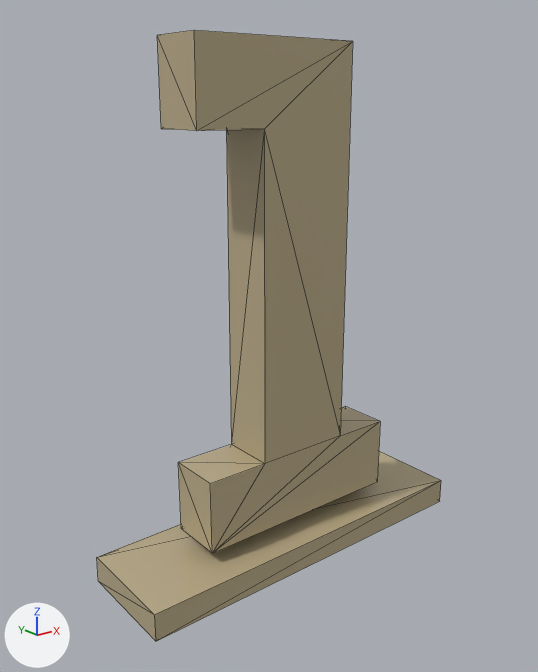
A saved change to the glTF model Models/Numbers/num_1.glb.
One viewpoint serves both versions: a 50 mm lens placed at (-1.65, -1.97, 1.63), pointed at (-0.06, 0.02, 0.84). Arrows for +X, +Y and +Z are at lower left; the lights stay in place. Mesh edges are drawn as thin lines. Vertices at the same position are counted once.

Objects in the first picture: 'num_1'.
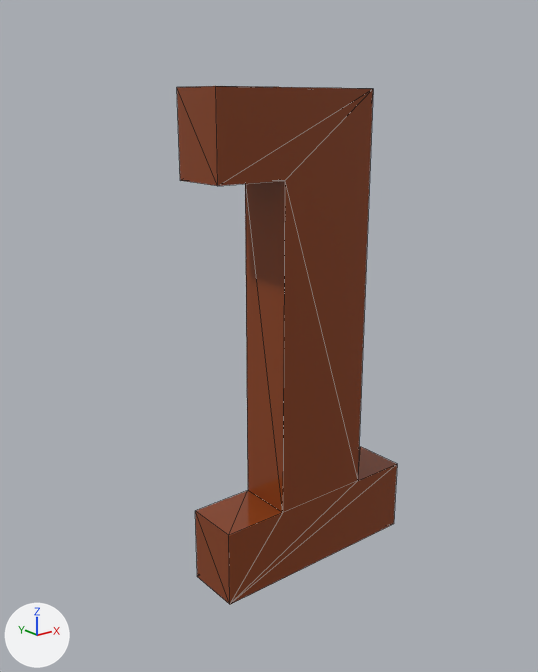
What the commit changed:
Material 'numbers_mat' (mat_numbers_mat) changes colour from beige #baac89 to brown #893f19; in linear values from (0.49, 0.41, 0.25) to (0.249, 0.0496, 0.00958).
me_000_001 has 28 vertices, 48 faces and spans x -0.7..0.7, y -0.2..0.2, z 0.0..1.83.
me_000_001 is used by ob_num_1; location (0.0, 0.0, 0.0).
me_000_001 part 1: the loose piece of 20 vertices spanning x -0.42..0.41, y -0.1..0.1, z 0.15..1.83 is moved by (0.0, -0.1, -0.15).
me_000_001 part 2: the loose piece of 8 vertices spanning x -0.7..0.7, y -0.2..0.2, z 0.0..0.1 is deleted.

Pixel boxes [x1, y1, x2, y2] of what changed, in the pictures (538 x 672 px; the box of a moved part takes in the faces that stretch with it):
'num_1', recoloured, reshaped (36% narrower, 15% shorter)
    before: [97, 30, 441, 641]
    after: [177, 86, 397, 604]
part 1 of me_000_001, moved or reshaped
    before: [157, 30, 380, 554]
    after: [177, 86, 397, 604]
part 2 of me_000_001, deleted
    before: [97, 451, 441, 641]
